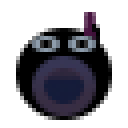
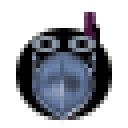
Two versions of the same layered image (128px x 128px). Layer-by-layer changes:
added layer "medieval-knight-barbute-helmet-top-260nw-1085098334.webp copia" above "Hat" over bbox(32, 52, 96, 124)
hid "Hat" over bbox(32, 56, 96, 116)
